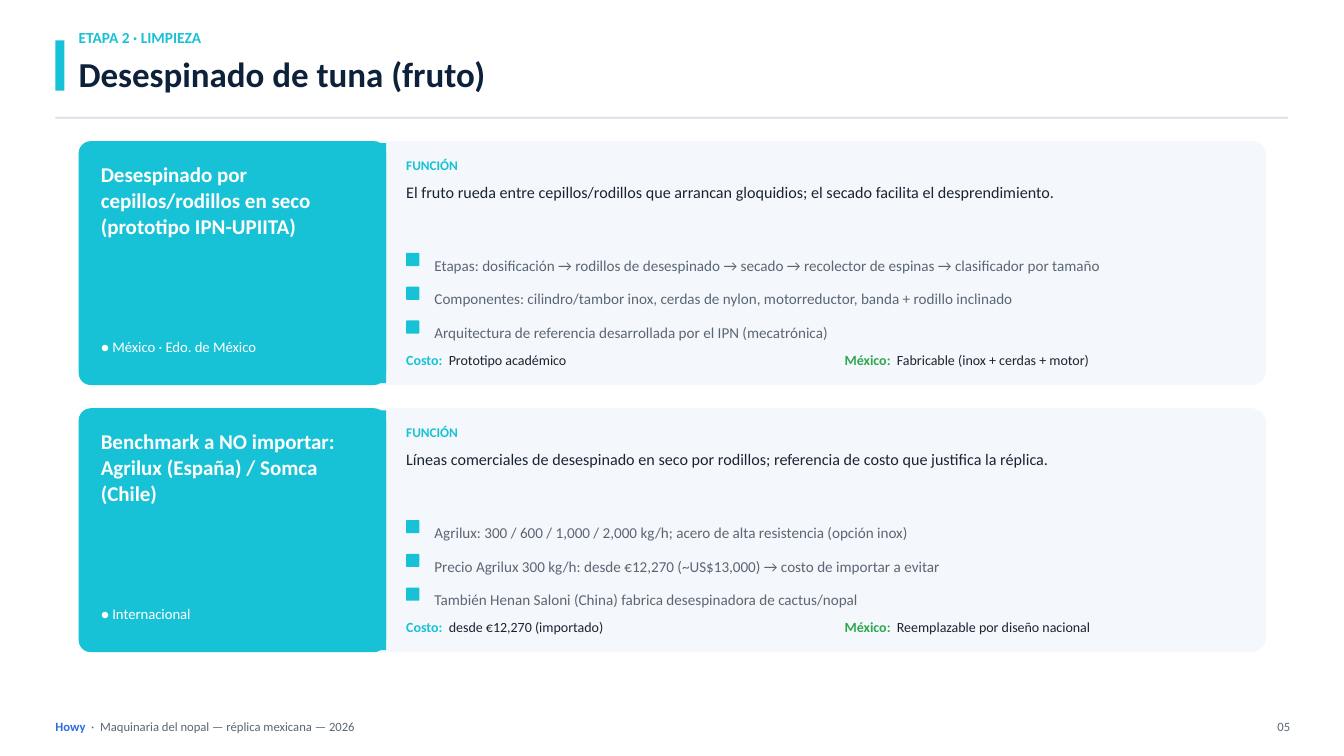
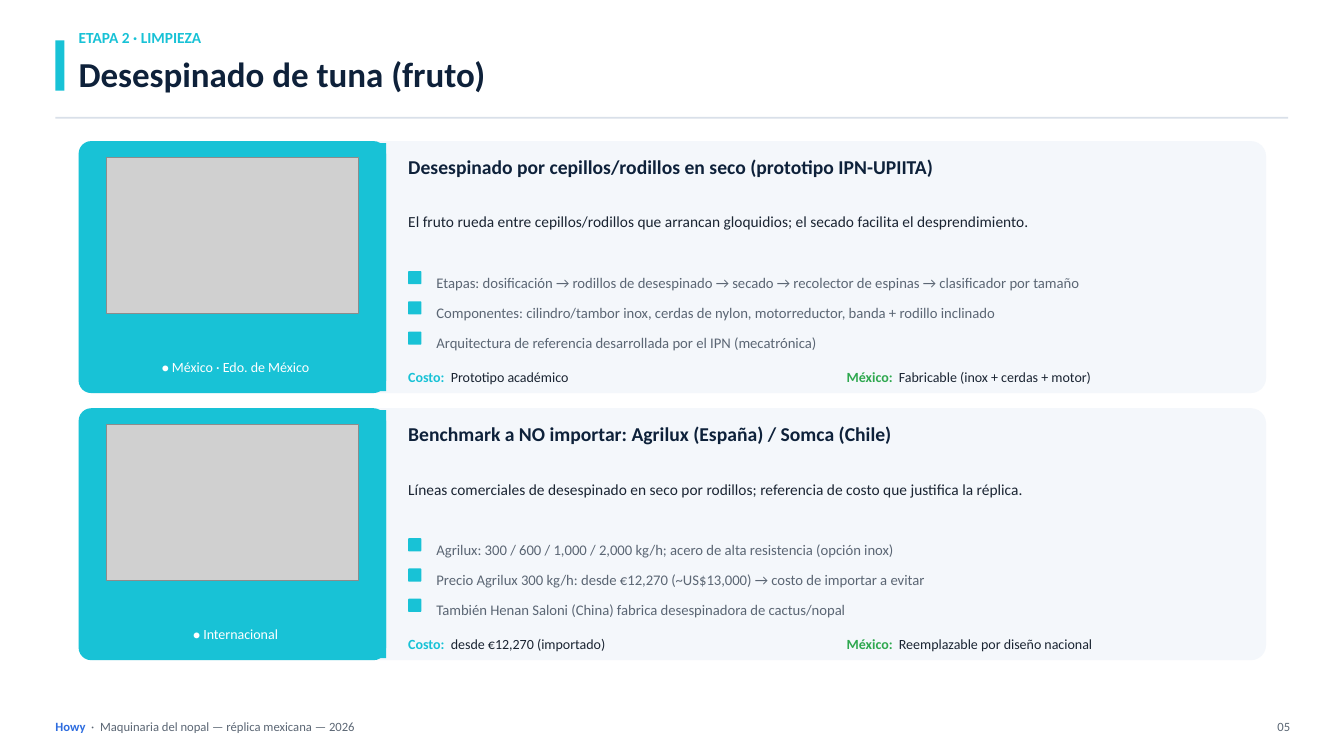
Before and after one commit to luisfedu/Work, a slide deck: slide 6 of presentaciones/Howy_Maquinaria_Nopal_2026.pptx. Drawn at 1344x756 pixels with LibreOffice and Linux fonts; fonts in the diff are those of the drawing; grey boxes stand for pictures. Boxes give left, top, right and bottom in pixels: in the first picture for what was removed or moved away, otherwise in the second. Text is boxed around its words. In the diff, an @@ line names an element or a change of style, - is before the commit and + after.

```diff
--- a/presentaciones/Howy_Maquinaria_Nopal_2026.pptx
+++ b/presentaciones/Howy_Maquinaria_Nopal_2026.pptx
@@ rounded rectangle: place and size @@
-rounded rectangle at bbox=[79, 141, 1266, 385]
+rounded rectangle at bbox=[79, 141, 1266, 393]
@@ rounded rectangle: place and size @@
-rounded rectangle at bbox=[79, 141, 386, 385]
+rounded rectangle at bbox=[79, 141, 386, 393]
@@ rectangle: place and size @@
-rectangle at bbox=[372, 143, 386, 383]
+rectangle at bbox=[372, 143, 386, 391]
@@ picture added at bbox=[107, 157, 359, 314] @@
@@ text removed at bbox=[406, 159, 458, 170] @@
-FUNCIÓN
@@ text "Desespinado por cepillos/rodillos en seco ...": place and size @@
-text "Desespinado por cepillos/rodillos en seco ..." at bbox=[101, 167, 311, 238]
+text "Desespinado por cepillos/rodillos en seco ..." at bbox=[408, 159, 932, 177]
@@ text "Desespinado por cepillos/rodillos en seco ..." at bbox=[408, 159, 932, 177]: size 15 to 14 pt, text colour #FFFFFF to #0E213A; line spacing 1.02 to 1 @@
@@ text "El fruto rueda entre cepillos/rodillos ...": place and size @@
-text "El fruto rueda entre cepillos/rodillos ..." at bbox=[406, 186, 1054, 201]
+text "El fruto rueda entre cepillos/rodillos ..." at bbox=[408, 216, 1028, 230]
@@ text "El fruto rueda entre cepillos/rodillos ..." at bbox=[408, 216, 1028, 230]: size 11.5 to 11 pt @@
@@ text "● México · Edo. de ...": place and size @@
-text "● México · Edo. de ..." at bbox=[112, 341, 256, 352]
+text "● México · Edo. de ..." at bbox=[172, 362, 309, 372]
@@ text "● México · Edo. de ..." at bbox=[172, 362, 309, 372]: size 10 to 9 pt in "●"; size 10.5 to 10 pt; alignment left to centre @@
@@ text "Costo: Prototipo académico": place and size @@
-text "Costo: Prototipo académico" at bbox=[406, 355, 566, 367]
+text "Costo: Prototipo académico" at bbox=[408, 372, 569, 384]
@@ text "México: Fabricable (inox + cerdas ...": place and size @@
-text "México: Fabricable (inox + cerdas ..." at bbox=[845, 355, 1088, 367]
+text "México: Fabricable (inox + cerdas ..." at bbox=[847, 372, 1090, 384]
@@ rounded rectangle: place and size @@
-rounded rectangle at bbox=[79, 408, 1266, 652]
+rounded rectangle at bbox=[79, 408, 1266, 660]
@@ rounded rectangle: place and size @@
-rounded rectangle at bbox=[79, 408, 386, 652]
+rounded rectangle at bbox=[79, 408, 386, 660]
@@ rectangle: place and size @@
-rectangle at bbox=[372, 410, 386, 650]
+rectangle at bbox=[372, 410, 386, 658]
@@ picture added at bbox=[107, 424, 359, 581] @@
@@ text removed at bbox=[406, 426, 458, 437] @@
-FUNCIÓN
@@ text "Benchmark a NO importar: Agrilux ..." at bbox=[408, 426, 892, 445]: size 15 to 14 pt, text colour #FFFFFF to #0E213A; line spacing 1.02 to 1 @@
@@ text "Benchmark a NO importar: Agrilux ...": place and size @@
-text "Benchmark a NO importar: Agrilux ..." at bbox=[101, 434, 335, 504]
+text "Benchmark a NO importar: Agrilux ..." at bbox=[408, 426, 892, 445]
@@ text "Líneas comerciales de desespinado en ..." at bbox=[408, 484, 1023, 498]: size 11.5 to 11 pt @@
@@ text "Líneas comerciales de desespinado en ...": place and size @@
-text "Líneas comerciales de desespinado en ..." at bbox=[406, 453, 1048, 468]
+text "Líneas comerciales de desespinado en ..." at bbox=[408, 484, 1023, 498]
@@ 2 texts, 2 rounded rectangles: place and size @@
-2 texts, 2 rounded rectangles at bbox=[406, 253, 1099, 541]
+2 texts, 2 rounded rectangles at bbox=[408, 271, 1079, 558]
@@ size 10.8 to 10.5 pt in 6 elements at bbox=[436, 604, 845, 618], bbox=[436, 337, 816, 351], bbox=[436, 574, 925, 588], bbox=[436, 308, 995, 321], bbox=[436, 278, 1079, 291], bbox=[436, 544, 893, 558] @@
@@ 2 texts, 2 rounded rectangles: place and size @@
-2 texts, 2 rounded rectangles at bbox=[406, 287, 1012, 575]
+2 texts, 2 rounded rectangles at bbox=[408, 301, 995, 588]
@@ 2 texts, 2 rounded rectangles: place and size @@
-2 texts, 2 rounded rectangles at bbox=[406, 321, 857, 608]
+2 texts, 2 rounded rectangles at bbox=[408, 332, 845, 618]
@@ text "● Internacional" at bbox=[203, 629, 278, 639]: size 10 to 9 pt in "●"; size 10.5 to 10 pt; alignment left to centre @@
@@ text "● Internacional": place and size @@
-text "● Internacional" at bbox=[112, 608, 190, 619]
+text "● Internacional" at bbox=[203, 629, 278, 639]
@@ text "Costo: desde €12,270 (importado)": place and size @@
-text "Costo: desde €12,270 (importado)" at bbox=[406, 622, 603, 634]
+text "Costo: desde €12,270 (importado)" at bbox=[408, 639, 605, 651]
@@ text "México: Reemplazable por diseño nacional": place and size @@
-text "México: Reemplazable por diseño nacional" at bbox=[845, 622, 1090, 635]
+text "México: Reemplazable por diseño nacional" at bbox=[847, 639, 1092, 652]
```
Also in this commit, not shown: 9 other slides changed, 49 other files.
